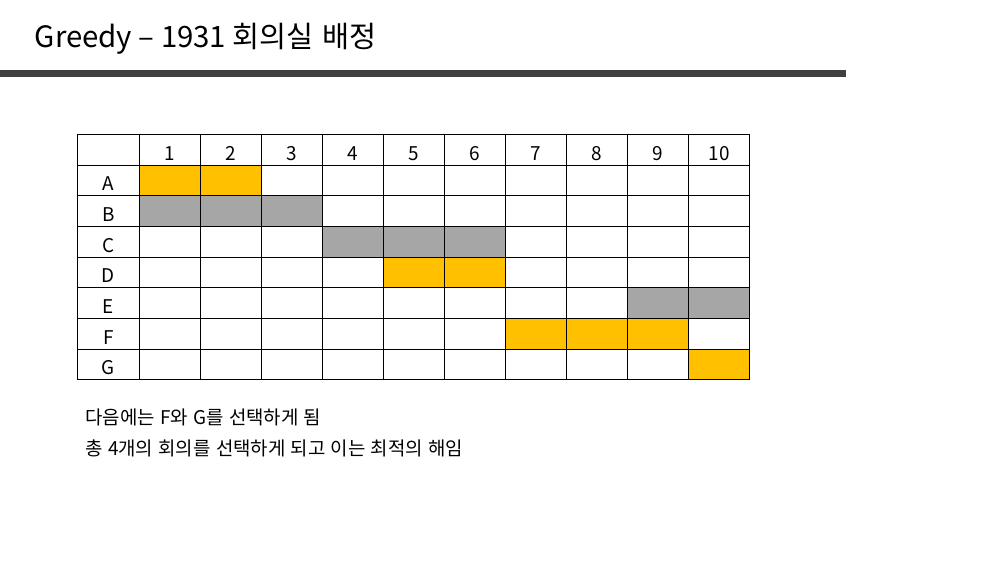
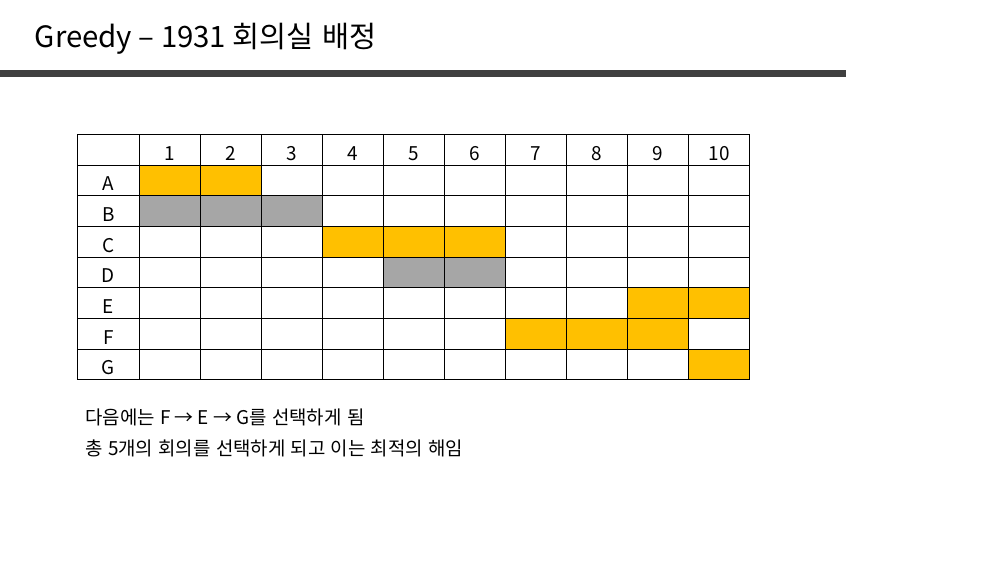
Before and after one commit to jaehoo1/PS-study, a slide deck: slide 19 of study/6_Greedy.pptx. Drawn at 1008x567 pixels with LibreOffice and Linux fonts; fonts in the diff are those of the drawing. Boxes give left, top, right and bottom in pixels: in the first picture for what was removed or moved away, otherwise in the second. Text is boxed around its words. In the diff, an @@ line names an element or a change of style, - is before the commit and + after.

```diff
--- a/study/6_Greedy.pptx
+++ b/study/6_Greedy.pptx
@@ table at (x1=78, y1=135, x2=752, y2=384) @@
@@ fill #A6A6A6 to #FFC000 in 5 cells @@
@@ fill #FFC000 to #A6A6A6 in 2 cells @@
@@ text at (x1=85, y1=408, x2=364, y2=426): text changed @@
-다음에는 F와 G를 선택하게 됨
+다음에는 F → E → G를 선택하게 됨
@@ text at (x1=85, y1=439, x2=463, y2=457): text changed @@
-총 4개의 회의를 선택하게 되고 이는 최적의 해임
+총 5개의 회의를 선택하게 되고 이는 최적의 해임
```
Also in this commit, not shown: 4 other slides changed, 6 slides added.
